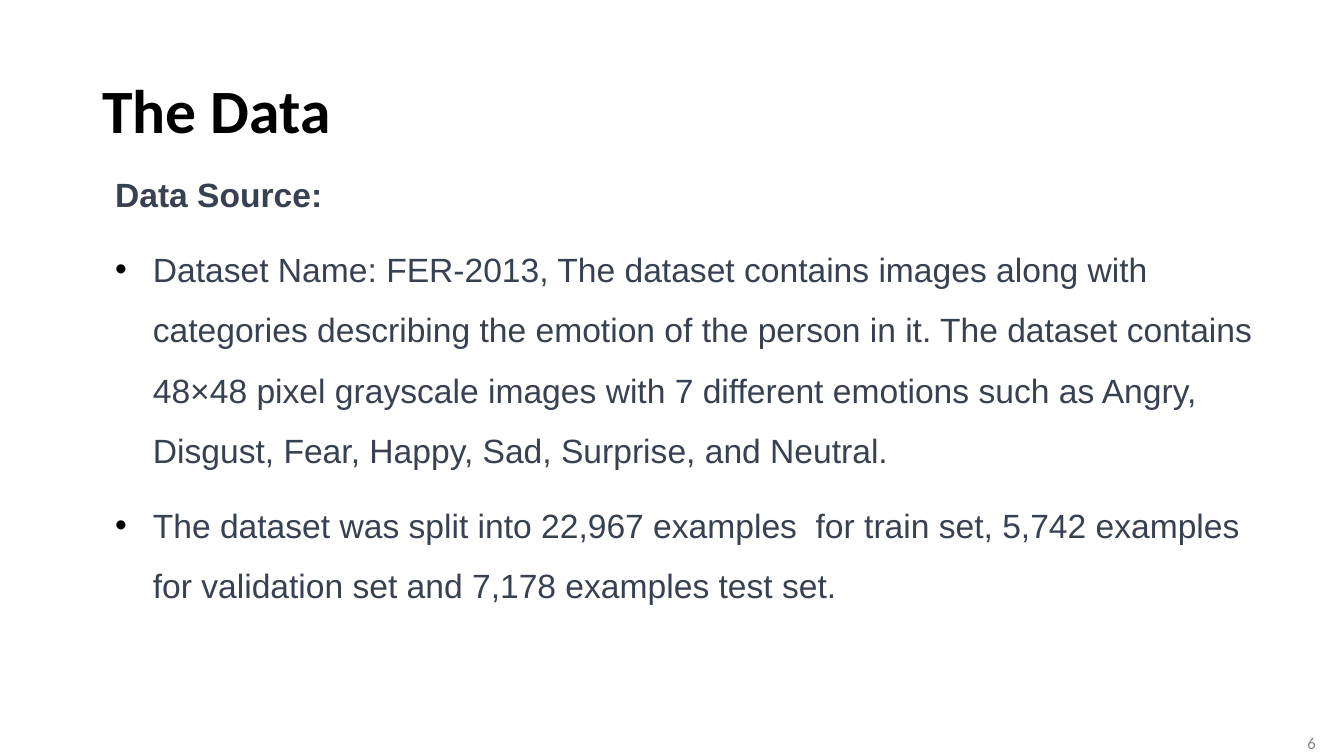
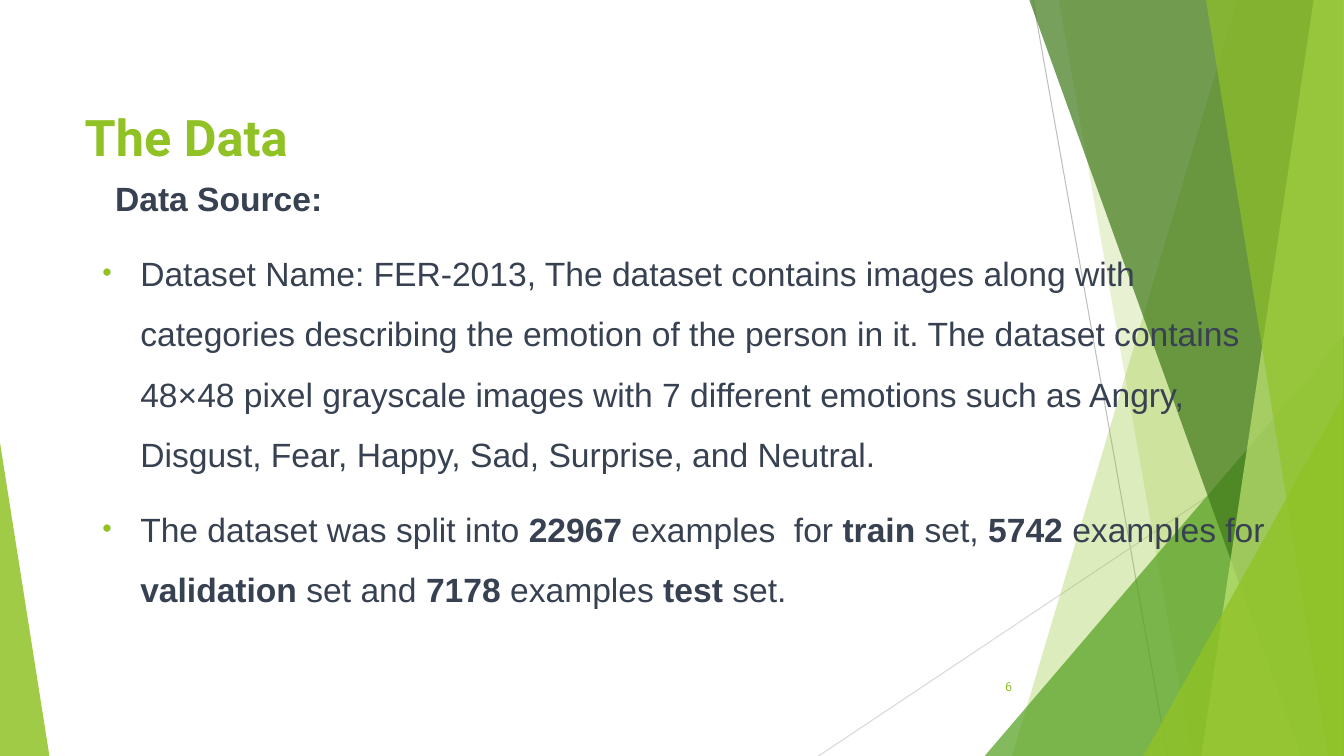
Before and after one commit to AndroZa0812/FacialEmotionRecognition, a slide deck: slide 6 of EmotionDetection.pptx. Drawn at 1344x756 pixels with LibreOffice and Linux fonts; fonts in the diff are those of the drawing. Boxes give left, top, right and bottom in pixels: in the first picture for what was removed or moved away, otherwise in the second. Text is boxed around its words. In the diff, an @@ line names an element or a change of style, - is before the commit and + after.

```diff
--- a/EmotionDetection.pptx
+++ b/EmotionDetection.pptx
@@ title "The Data": place and size @@
-title "The Data" at (102, 89, 331, 134)
+title "The Data" at (85, 118, 288, 157)
@@ title "The Data" at (85, 118, 288, 157): size 44 to 36 pt, font Calibri to Roboto, text colour #000000 to #90C226 @@
@@ text at (115, 187, 1239, 474): line spacing 0.9 to 1; indent changed; bullet colour #000000 to #90C226 @@
@@ group added at (0, 0, 1344, 756): 5 freeform shapes, 3 triangles, 2 lines @@
@@ text at (140, 515, 1264, 609): text changed @@
-• The dataset was split into 22,967 examples for train set, 5,742 examples for validation set and 7,178 examples test set.
+• The dataset was split into 22967 examples for train set, 5742 examples for validation set and 7178 examples test set.
@@ page number: place and size @@
-page number at (1307, 738, 1315, 749)
+page number at (1005, 682, 1012, 691)
@@ page number at (1005, 682, 1012, 691): size 12 to 9 pt, font Calibri to Roboto, text colour #888888 to #90C226 @@
```
Also in this commit, not shown: 16 other slides changed, 1 slide added.
